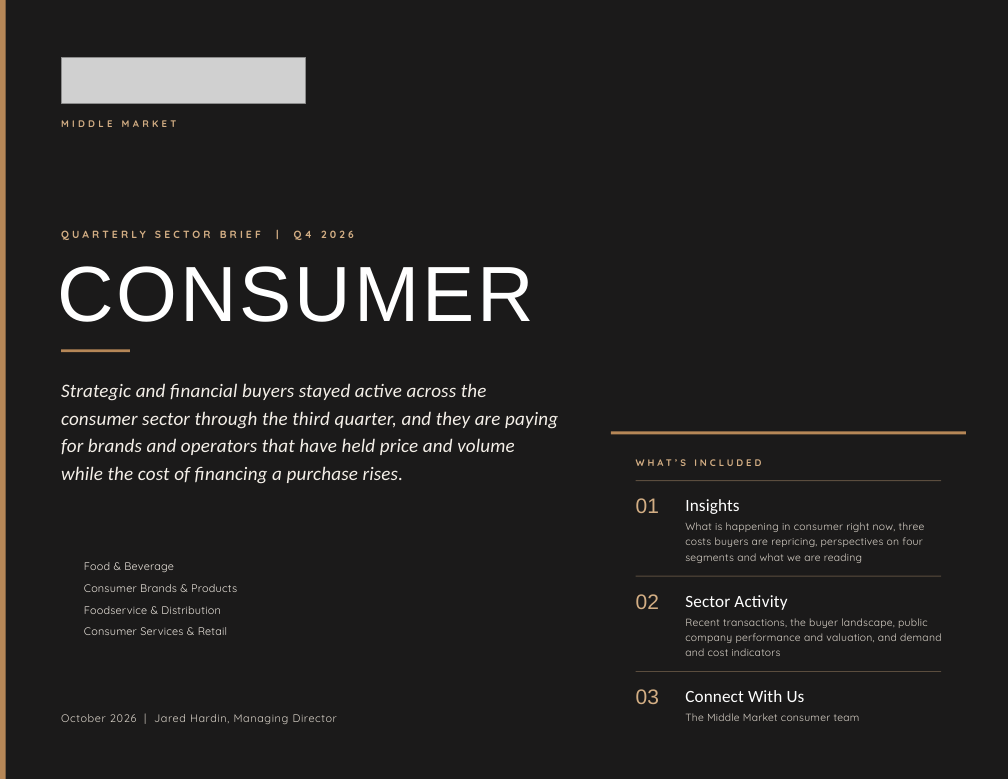
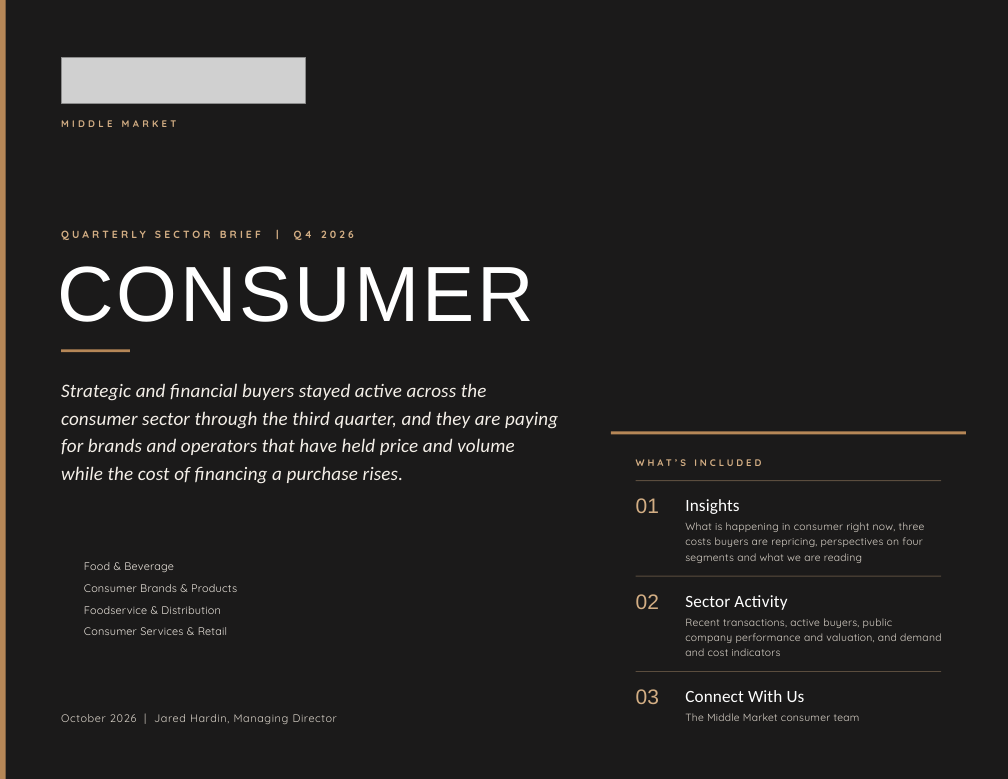
Before and after one commit to jp-hardin/about, a slide deck: slide 1 of mid-market-practice/_build/reports/consumer-q4-2026/brief.pptx. Drawn at 1008x779 pixels with LibreOffice and Linux fonts; fonts in the diff are those of the drawing; grey boxes stand for pictures; background and template pictures are left out; a plain dark background stands for a picture behind light text. Boxes give left, top, right and bottom in pixels: in the first picture for what was removed or moved away, otherwise in the second. Text is boxed around its words. In the diff, an @@ line names an element or a change of style, - is before the commit and + after.

```diff
--- a/mid-market-practice/_build/reports/consumer-q4-2026/brief.pptx
+++ b/mid-market-practice/_build/reports/consumer-q4-2026/brief.pptx
@@ text at <box>685,618,941,656</box>: text changed @@
-Recent transactions, the buyer landscape, public company performance and valuation, and demand and cost indicators
+Recent transactions, active buyers, public company performance and valuation, and demand and cost indicators
```
Also in this commit, not shown: 3 other slides changed, 19 other files.
